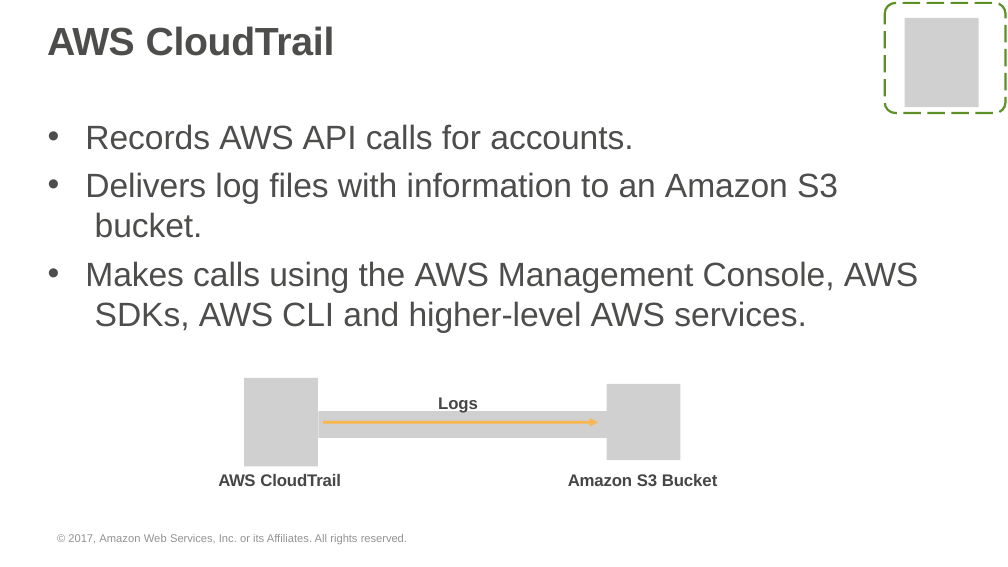
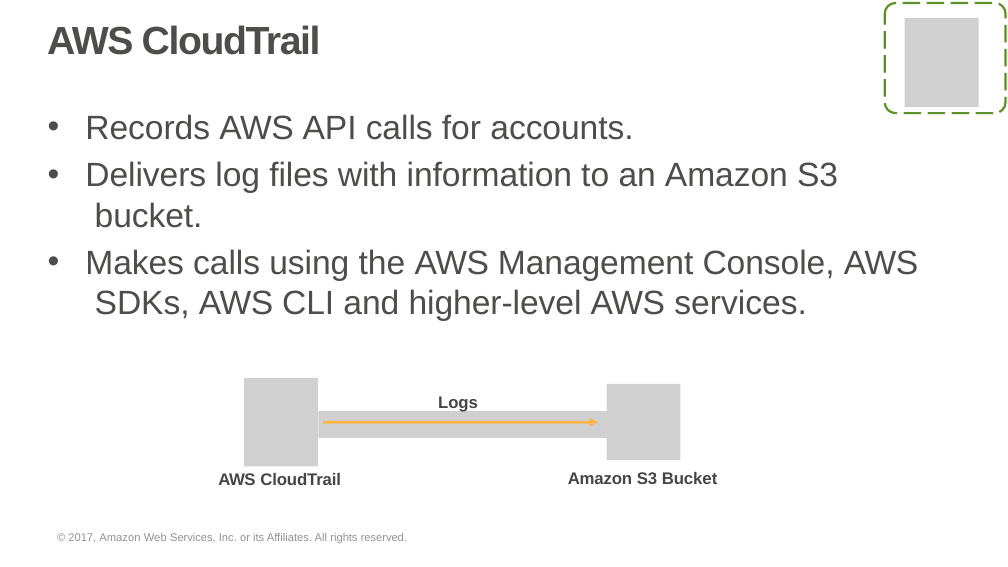
Before and after one commit to prkatta/dotraining, a slide deck: slide 82 of Session-17/AWS/AWS_Fundamentals.pptx. Drawn at 1008x567 pixels with LibreOffice and Linux fonts; fonts in the diff are those of the drawing; grey boxes stand for pictures; background and template pictures are left out. Boxes give left, top, right and bottom in pixels: in the first picture for what was removed or moved away, otherwise in the second. Text is boxed around its words. In the diff, an @@ line names an element or a change of style, - is before the commit and + after.

```diff
--- a/Session-17/AWS/AWS_Fundamentals.pptx
+++ b/Session-17/AWS/AWS_Fundamentals.pptx
@@ title "AWS CloudTrail" at (47, 25, 321, 55): letter spacing -0.6 to -1 pt in "AWS"; letter spacing -0.2 to -1 pt in "CloudTrail"; indent changed @@
@@ text "Records AWS API calls for ...": place and size @@
-text "Records AWS API calls for ..." at (85, 124, 918, 333)
+text "Records AWS API calls for ..." at (85, 114, 918, 321)
@@ text "Amazon S3 Bucket" at (568, 472, 718, 484): indent changed @@
```
Also in this commit, not shown: 124 other slides changed, 5 slides removed, 1 other file.
